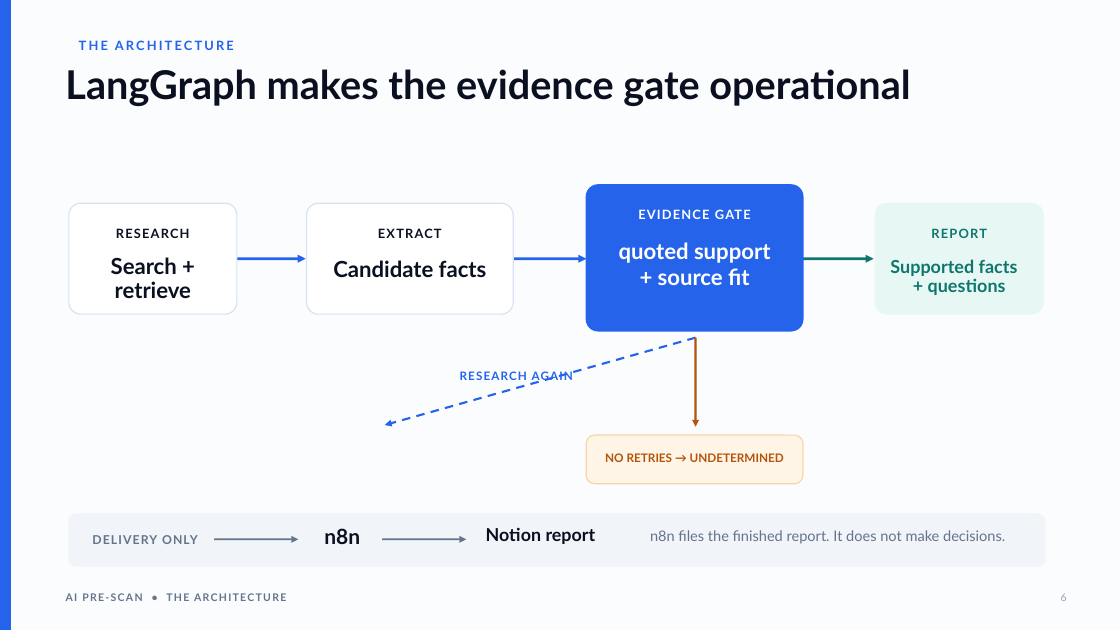
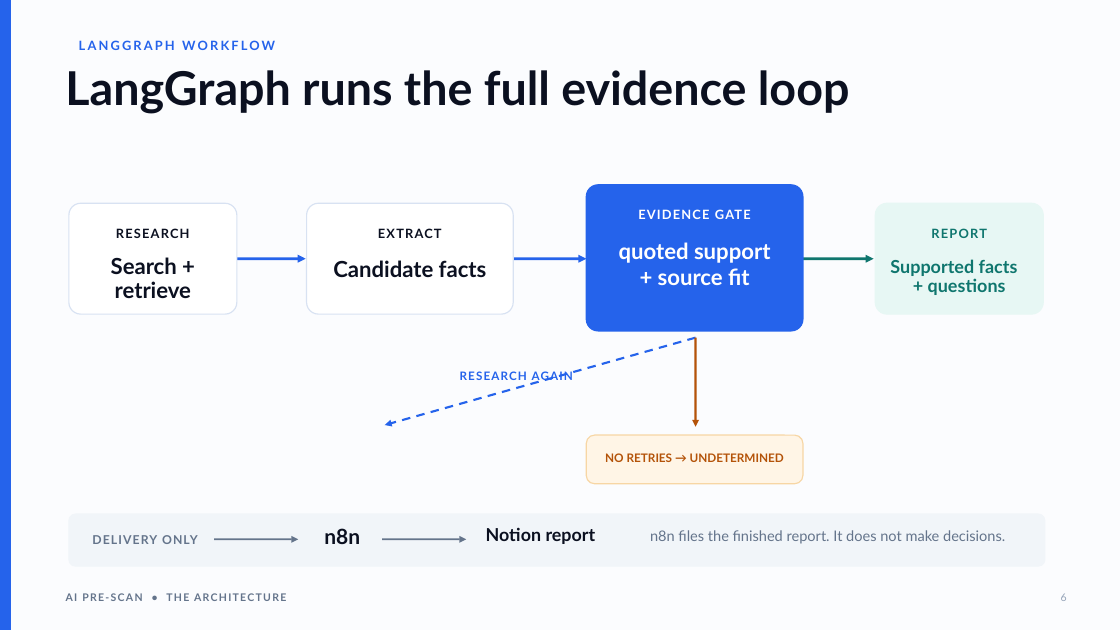
Before and after one commit to nyelugo/PROJECT-AI-Pre-Scan, a slide deck: slide 6 of docs/ai-pre-scan-presentation.pptx. Drawn at 1120x630 pixels with LibreOffice and Linux fonts; fonts in the diff are those of the drawing. Boxes give left, top, right and bottom in pixels: in the first picture for what was removed or moved away, otherwise in the second. Text is boxed around its words. In the diff, an @@ line names an element or a change of style, - is before the commit and + after.

Commit message:
Clarify LangGraph boundary on slide 6

```diff
--- a/docs/ai-pre-scan-presentation.pptx
+++ b/docs/ai-pre-scan-presentation.pptx
@@ text at box(79, 40, 275, 50): text changed @@
-THE ARCHITECTURE
+LANGGRAPH WORKFLOW
@@ text at box(65, 70, 850, 114): text changed; size 34 to 40 pt @@
-LangGraph makes the evidence gate operational
+LangGraph runs the full evidence loop
```
Also in this commit, not shown: 1 other file.
